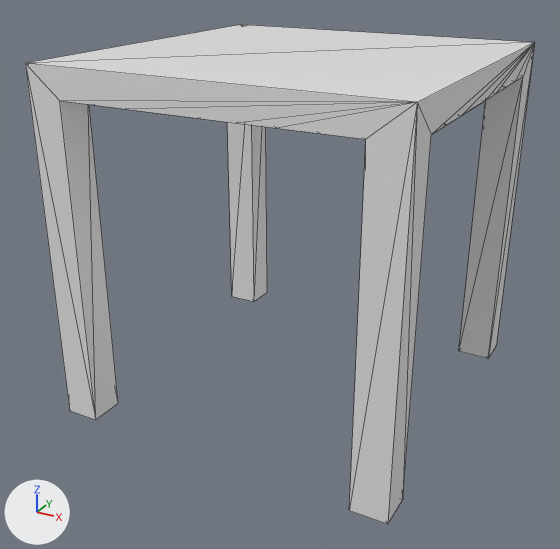
An edit to the glTF model public/glb/foundation.glb, drawn before and after from the same camera.
Rendered twice from a camera (50 mm lens) standing at (1.96, -3.8, 2.58) and looking at (-0.05, -0.15, 0.75). Arrows for +X, +Y and +Z are at lower left; the lights stay in place. Mesh edges are drawn as thin lines.

The first picture shows 'Foundation'.
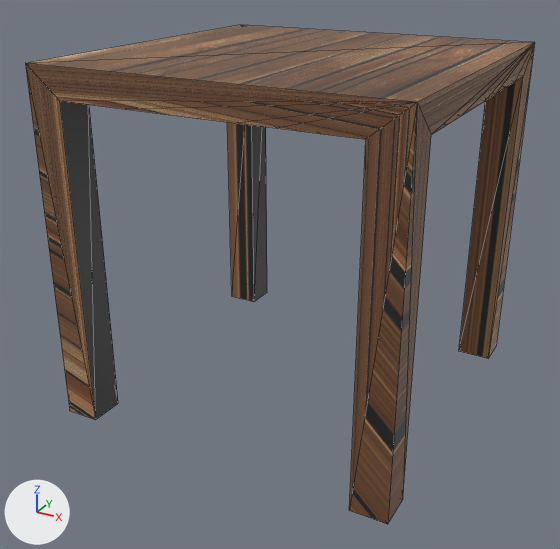
Diff of the bpy script that builds the scene:
```diff
--- a/public/glb/foundation.glb.py
+++ b/public/glb/foundation.glb.py
@@ img_oak_wood_texture @@
+img_oak_wood_texture = load_image('oak_wood_texture', '_unpacked/oak_wood_texture', 800, 532, 'sRGB')
@@ mat_material_003 @@
+mat_material_003 = principled_material('Material.003')
+mat_material_003.texture = img_oak_wood_texture
@@ me_cube @@
 me_cube.from_pydata(...)  # 137 vertices, 270 faces; spans x -1.0..1.0, y -1.0..1.0, z -1.0..1.0
-me_cube.materials.append(mat_material)  # white #e7e7e7
+me_cube.materials.append(mat_material_003)  # picture img_oak_wood_texture
```

Pixel boxes [x1, y1, x2, y2] of what changed, in the pictures (560 x 549 px):
'Foundation', recoloured (grey to brown): [25, 25, 535, 524] in both
